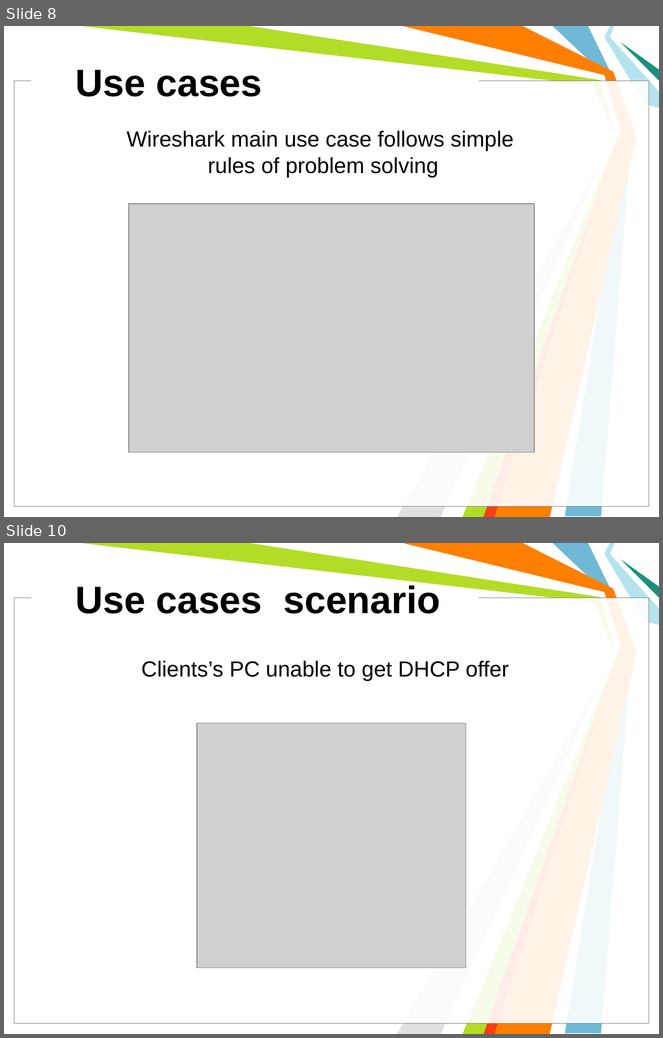
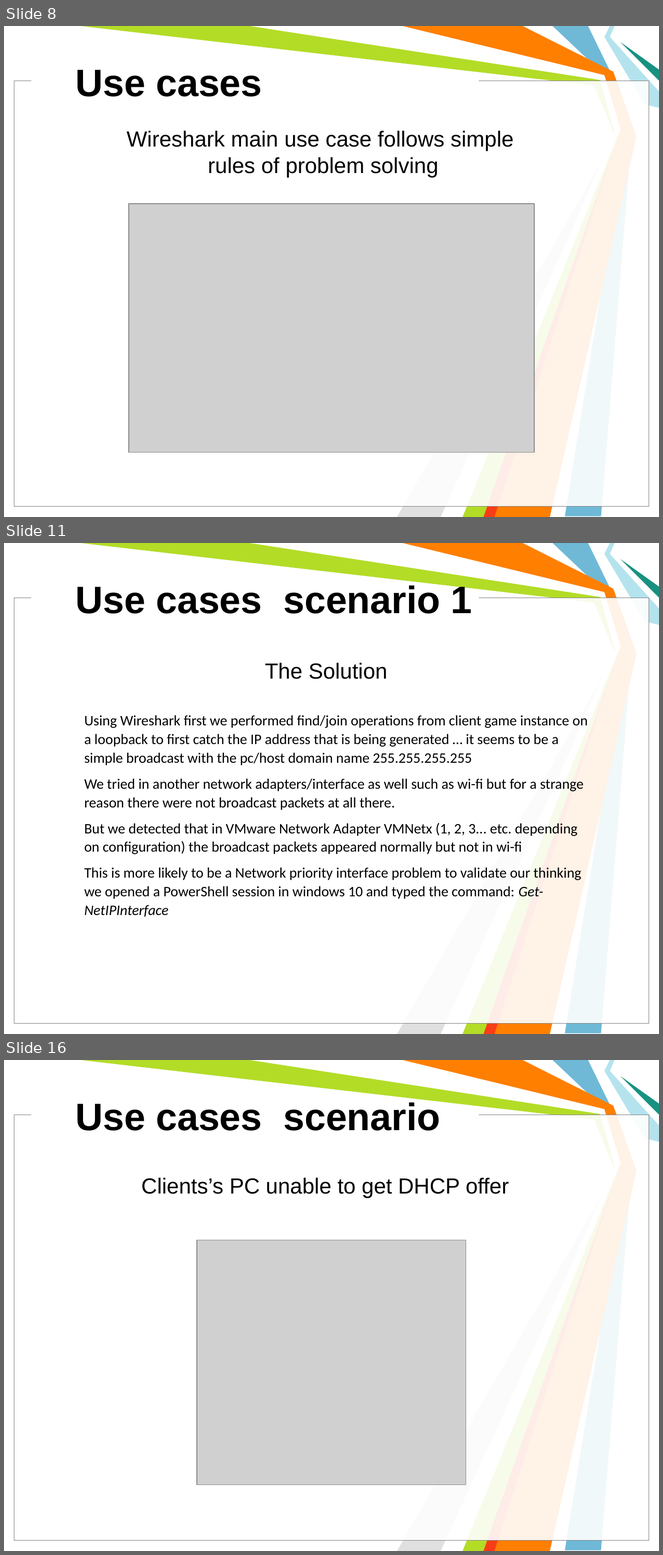
Before and after one commit to michailmarkou1995/BSc-Computer-Science-Projects, a slide deck: COMPUTER AND NETWORK SECURITY (CN6003)/Protocol_Analyzers_Presentation.pptx. Shown one above the other, each under a label of ours: slides 8 and 10 before the commit, slides 8, 11 and 16 after it; the slides between them are not shown. The pictures are 663x1038 and 663x1555 pixels, drawn with LibreOffice and Linux fonts; fonts in the diff are those of the drawing; grey boxes stand for pictures; background and template pictures are left out. Boxes give left, top, right and bottom in pixels: in the first picture for what was removed or moved away, otherwise in the second. Text is boxed around its words. In the diff, an @@ line names an element or a change of style, - is before the commit and + after.

```diff
--- a/COMPUTER AND NETWORK SECURITY (CN6003)/Protocol_Analyzers_Presentation.pptx
+++ b/COMPUTER AND NETWORK SECURITY (CN6003)/Protocol_Analyzers_Presentation.pptx
@@ slide 11 added at [4,543,659,1034], background #FFFFFF; not listed: 11 template elements that a slide beside it also shows @@
@@ title added at [75,583,473,614], 42 pt, text #000000, bold @@
+Use cases scenario 1
@@ text added at [265,663,388,679], 24 pt, text #000000 @@
+The Solution
@@ text added at [84,715,588,917], 16 pt, text #000000 @@
+Using Wireshark first we performed find/join operations from client game instance on a loopback to first catch the IP address that is being generated … it seems to be a simple broadcast with the pc/host domain name 255.255.255.255
+We tried in another network adapters/interface as well such as wi-fi but for a strange reason there were not broadcast packets at all there.
+But we detected that in VMware Network Adapter VMNetx (1, 2, 3... etc. depending on configuration) the broadcast packets appeared normally but not in wi-fi
+This is more likely to be a Network priority interface problem to validate our thinking we opened a PowerShell session in windows 10 and typed the command: Get-NetIPInterface
@@ what was slide 10 is now slide 16 @@
```
Also in this commit, not shown: 1 slide changed, 5 other slides added, 2 other files.
